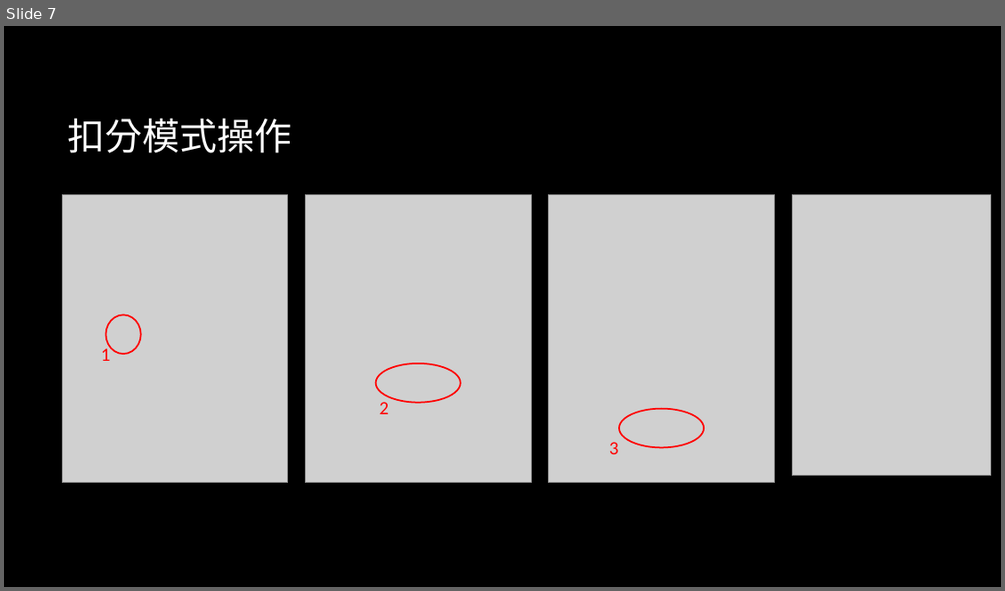
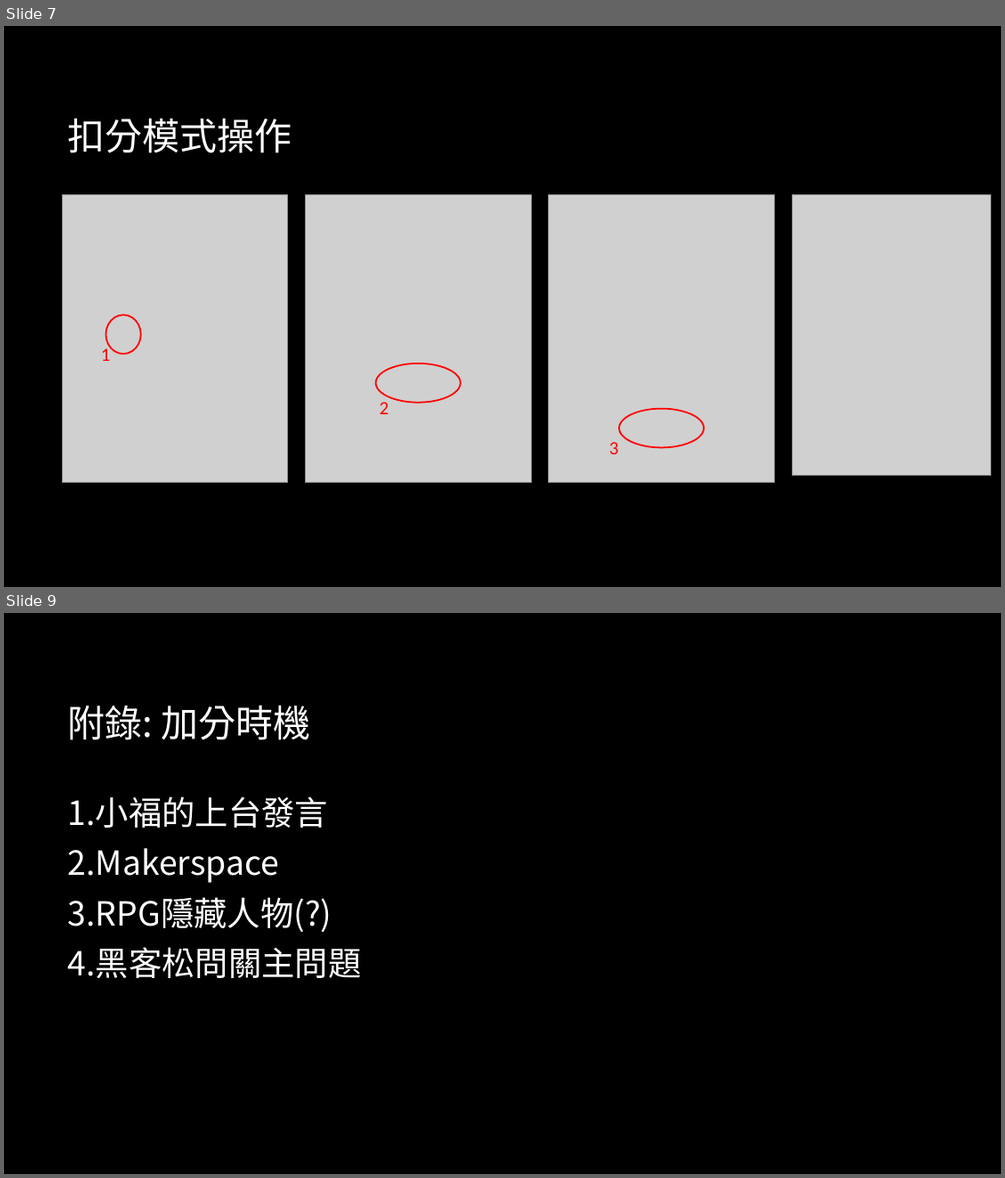
Before and after one commit to sciyen/ES_Camp_22nd, a slide deck: FileSearchSystem/readme/使用說明.pptx. Shown one above the other, each under a label of ours: slide 7 before the commit, slides 7 and 9 after it; the slides between them are not shown. The pictures are 1005x591 and 1005x1178 pixels, drawn with LibreOffice and Linux fonts; fonts in the diff are those of the drawing; grey boxes stand for pictures; background and template pictures are left out. Boxes give left, top, right and bottom in pixels: in the first picture for what was removed or moved away, otherwise in the second. Text is boxed around its words. In the diff, an @@ line names an element or a change of style, - is before the commit and + after.

```diff
--- a/FileSearchSystem/readme/使用說明.pptx
+++ b/FileSearchSystem/readme/使用說明.pptx
@@ slide 9 added at [4, 613, 1001, 1174], background picture (left out) @@
@@ title added at [67, 705, 310, 740], 36 pt, text #FFFFFF @@
+附錄: 加分時機
@@ text added at [67, 796, 361, 978], 32 pt, text #FFFFFF @@
+1. 小福的上台發言
+2. Makerspace
+3. RPG隱藏人物(?)
+4. 黑客松問關主問題
```
Also in this commit, not shown: 1 slide changed, 2 other slides added, 8 other files.
